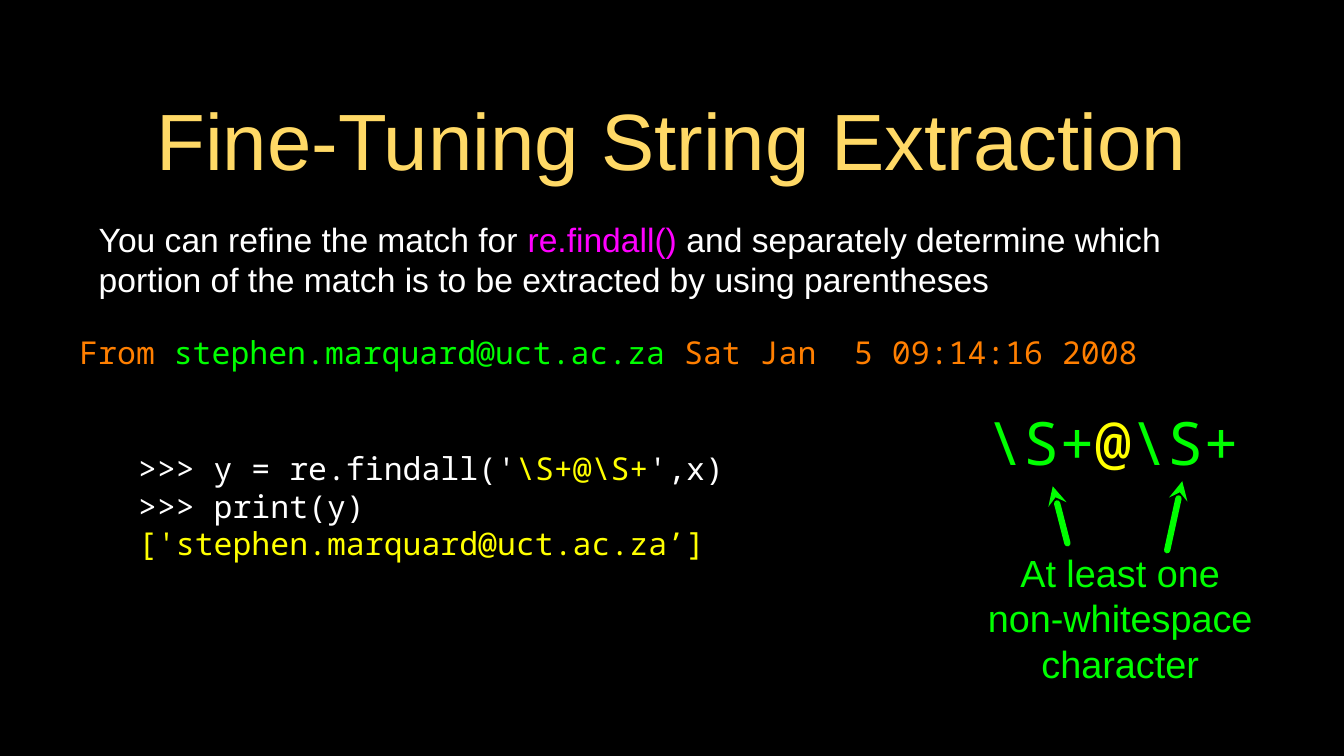
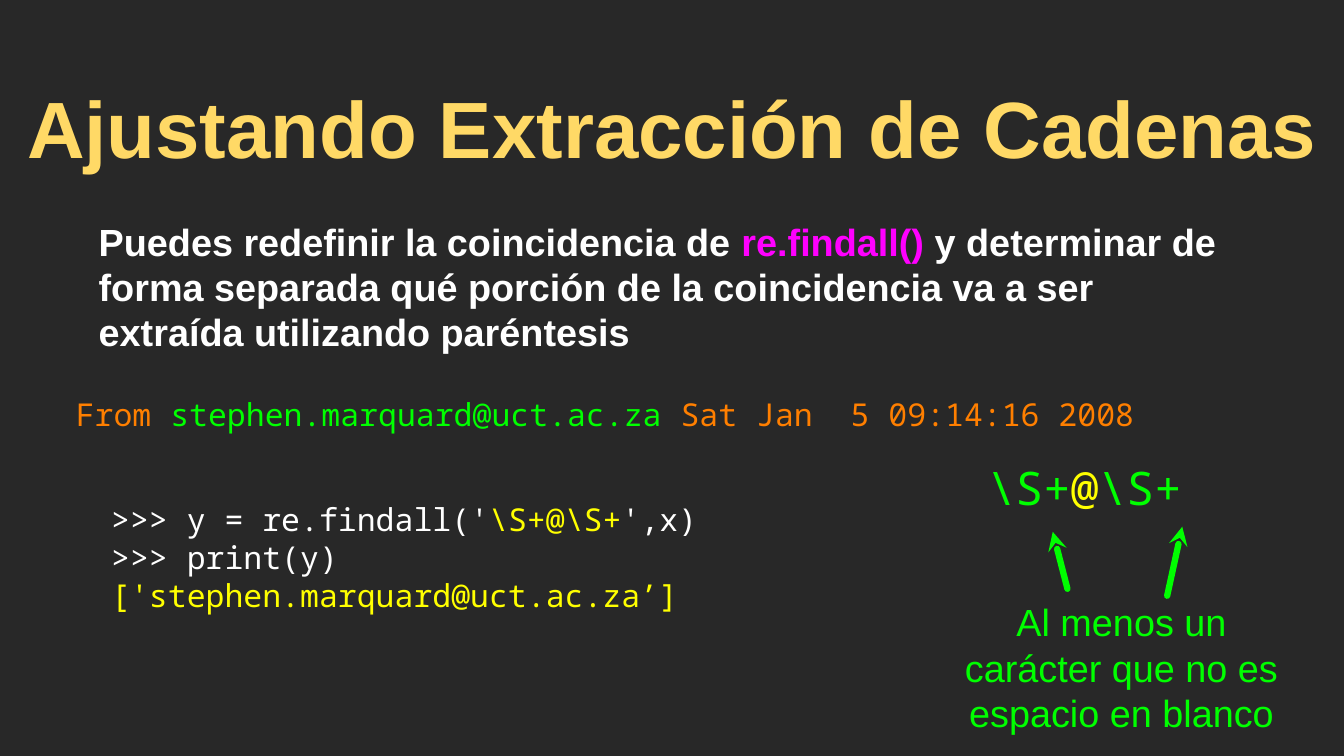
Before and after one commit to csev/py4e, a slide deck: slide 18 of lectures3/Pythonlearn-11-Regex.pptx. Drawn at 1344x756 pixels with LibreOffice and Linux fonts; fonts in the diff are those of the drawing. Boxes give left, top, right and bottom in pixels: in the first picture for what was removed or moved away, otherwise in the second. Text is boxed around its words. In the diff, an @@ line names an element or a change of style, - is before the commit and + after.

```diff
--- a/lectures3/Pythonlearn-11-Regex.pptx
+++ b/lectures3/Pythonlearn-11-Regex.pptx
@@ background #000000 to #282828 @@
@@ title at [27,99,1316,173]: text changed; bold on @@
-Fine-Tuning String Extraction
+Ajustando Extracción de Cadenas
@@ text at [99,228,1216,354]: text changed; size 32 to 36 pt; bold on @@
-You can refine the match for re.findall() and separately determine which portion of the match is to be extracted by using parentheses
+Puedes redefinir la coincidencia de re.findall() y determinar de forma separada qué porción de la coincidencia va a ser extraída utilizando paréntesis
@@ text "From stephen.marquard@uct.ac.za Sat Jan 5 ...": place and size @@
-text "From stephen.marquard@uct.ac.za Sat Jan 5 ..." at [79,340,1138,372]
+text "From stephen.marquard@uct.ac.za Sat Jan 5 ..." at [76,402,1134,434]
@@ text "\S+@\S+" at [988,471,1182,509]: size 57 to 44 pt @@
@@ text ">>> y = re.findall('\S+@\S+',x)": place and size @@
-text ">>> y = re.findall('\S+@\S+',x)" at [138,456,724,563]
+text ">>> y = re.findall('\S+@\S+',x)" at [111,507,697,615]
@@ 2 arrows, 1 text: place and size @@
-2 arrows, 1 text at [988,421,1239,550]
+2 arrows, 1 text at [988,471,1182,596]
@@ text at [965,608,1278,734]: text changed @@
-At least one non-whitespace character
+Al menos un carácter que no es espacio en blanco
@@ rectangle removed at [0,691,1344,756] @@
```
Also in this commit, not shown: 27 other slides changed, 6 slides added, 6 slides removed, 1 other file.
